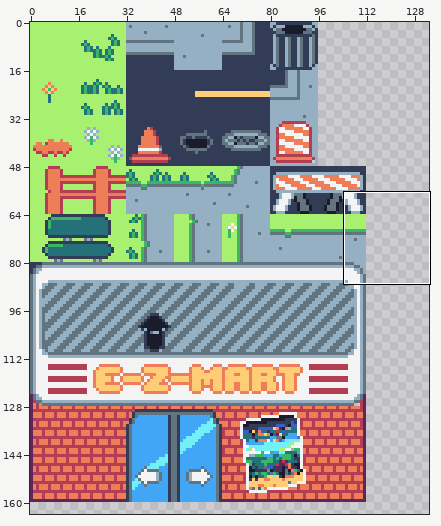
Sprite sheet -- ufo-game/Tilemaps/UFO Tilesheet.png. The picture above shows the old version from afar; the outline marks the close-up.
Close-up. First the earlier version:
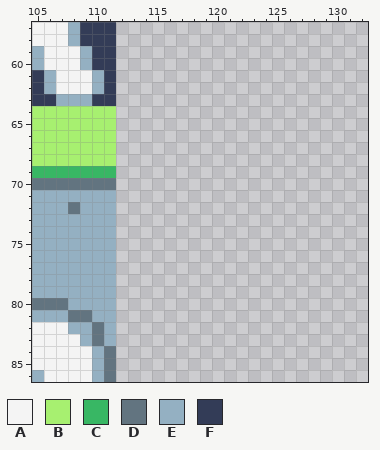
The file is 256x256 pixels. Shown: x 105..132, y 57..86. The wide view leaves out empty margins.
Palette (. is transparent): A #f4f4f4  B #a7f070  C #38b764  D #627480  E #94b0c2  F #333c57
Pixels before, first column x 105:
57 AAAEFFF
58 AAAEFFF
59 EAAAEFF
60 EAAAEFF
61 FEAAAEF
62 FEAAAEF
63 FFEEEFF
64 BBBBBBB
65 BBBBBBB
66 BBBBBBB
67 BBBBBBB
68 BBBBBBB
69 CCCCCCC
70 DDDDDDD
71 EEEEEEE
72 EEEDEEE
73 EEEEEEE
74 EEEEEEE
75 EEEEEEE
76 EEEEEEE
77 EEEEEEE
78 EEEEEEE
79 EEEEEEE
80 DDDEEEE
81 EEEDDEE
82 AAAEEDE
83 AAAAEDE
84 AAAAAED
85 AAAAAED
86 EAAAAED
New version:
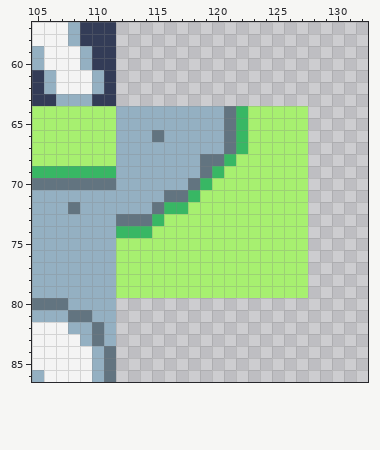
The edit:
The edit adds colour B in rows 64 to 67 at x 123 to 127; in row 68 at x 122 to 127; in row 69 at x 121 to 127; in row 70 at x 120 to 127; in row 71 at x 119 to 127; in row 72 at x 118 to 127.
The edit adds colour B in row 73 at x 116 to 127; in row 74 at x 115 to 127; in rows 75 to 79 at x 112 to 127.
The edit adds colour C in rows 64 to 67 at x 122; in row 68 at x 121; in row 69 at x 120; in row 70 at x 119; in row 71 at x 118; in row 72 at x 116 to 117.
The edit adds colour C in row 73 at x 115; in row 74 at x 112 to 114.
The edit adds colour D in rows 64 to 65 at x 121; in row 66 at x 115 and 121; in row 67 at x 121; in row 68 at x 119 to 120; in row 69 at x 119; in row 70 at x 118.
The edit adds colour D in row 71 at x 116 to 117; in row 72 at x 115; in row 73 at x 112 to 114.
The edit adds colour E in rows 64 to 65 at x 112 to 120; in row 66 at x 112 to 114 and 116 to 120; in row 67 at x 112 to 120; in rows 68 to 69 at x 112 to 118; in row 70 at x 112 to 117; in row 71 at x 112 to 115.
The edit adds colour E in row 72 at x 112 to 114.
Boxes around the changes in both close-ups, in picture pixels (x1, y1, x2, y2):
added: (116, 106, 308, 298)
